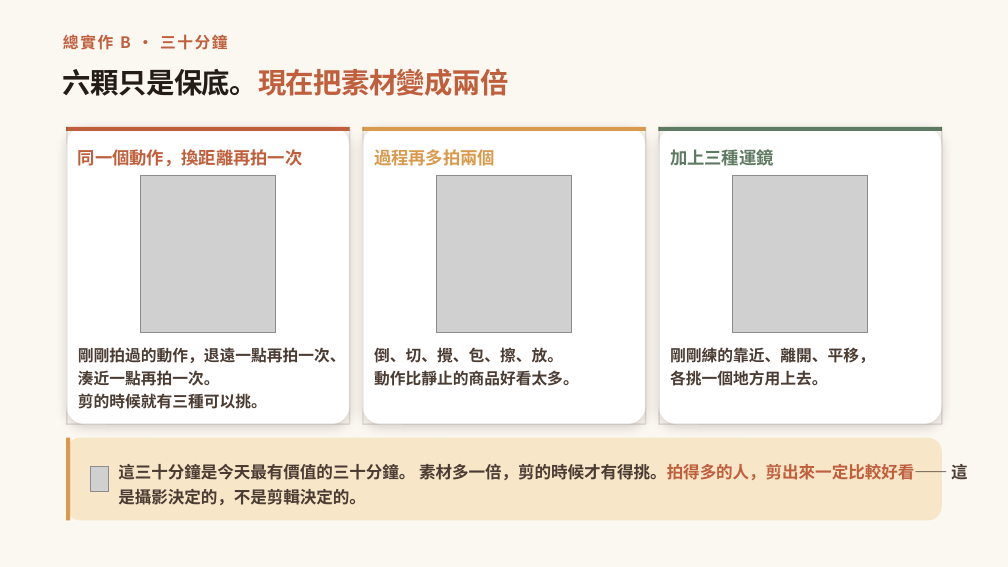
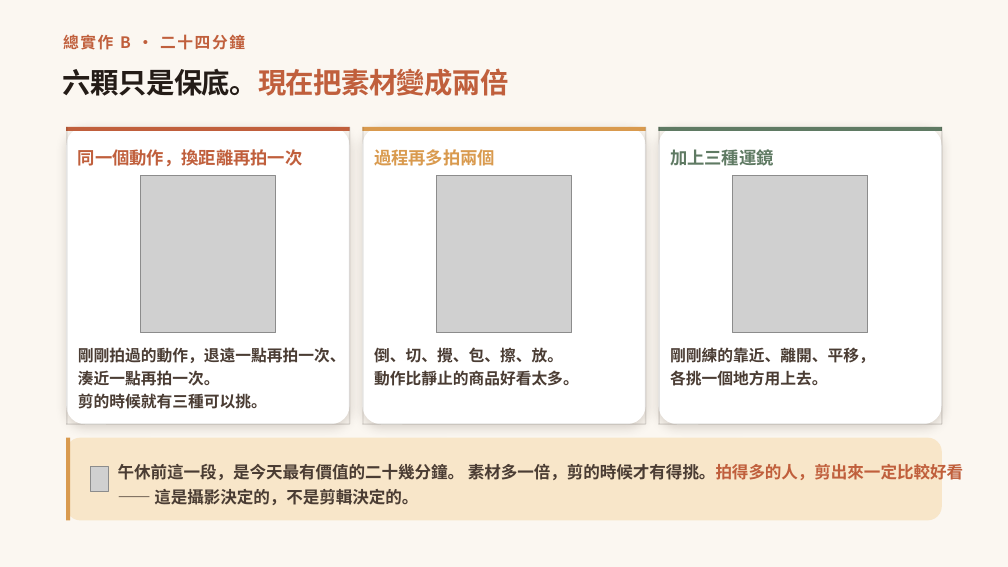
Before and after one commit to ja9705110/gogoeveryday, a slide deck: slide 40 of photo-course-2/手機拍攝商品與影像編修基礎2_商品短影音.pptx (slide 63 before the commit). Drawn at 1008x567 pixels with LibreOffice and Linux fonts; fonts in the diff are those of the drawing; grey boxes stand for pictures; background and template pictures are left out. Boxes give left, top, right and bottom in pixels: in the first picture for what was removed or moved away, otherwise in the second. Text is boxed around its words. In the diff, an @@ line names an element or a change of style, - is before the commit and + after.

```diff
--- a/photo-course-2/手機拍攝商品與影像編修基礎2_商品短影音.pptx
+++ b/photo-course-2/手機拍攝商品與影像編修基礎2_商品短影音.pptx
@@ text at bbox=[63, 34, 245, 50]: text changed @@
-總實作 B · 三十分鐘
+總實作 B · 二十四分鐘
@@ text at bbox=[118, 464, 963, 505]: text changed @@
-這三十分鐘是今天最有價值的三十分鐘。 素材多一倍，剪的時候才有得挑。拍得多的人，剪出來一定比較好看—— 這是攝影決定的，不是剪輯決定的。
+午休前這一段，是今天最有價值的二十幾分鐘。 素材多一倍，剪的時候才有得挑。拍得多的人，剪出來一定比較好看—— 這是攝影決定的，不是剪輯決定的。
```
Also in this commit, not shown: 13 other slides changed, 7 slides added, 11 slides removed, 8 other files.
